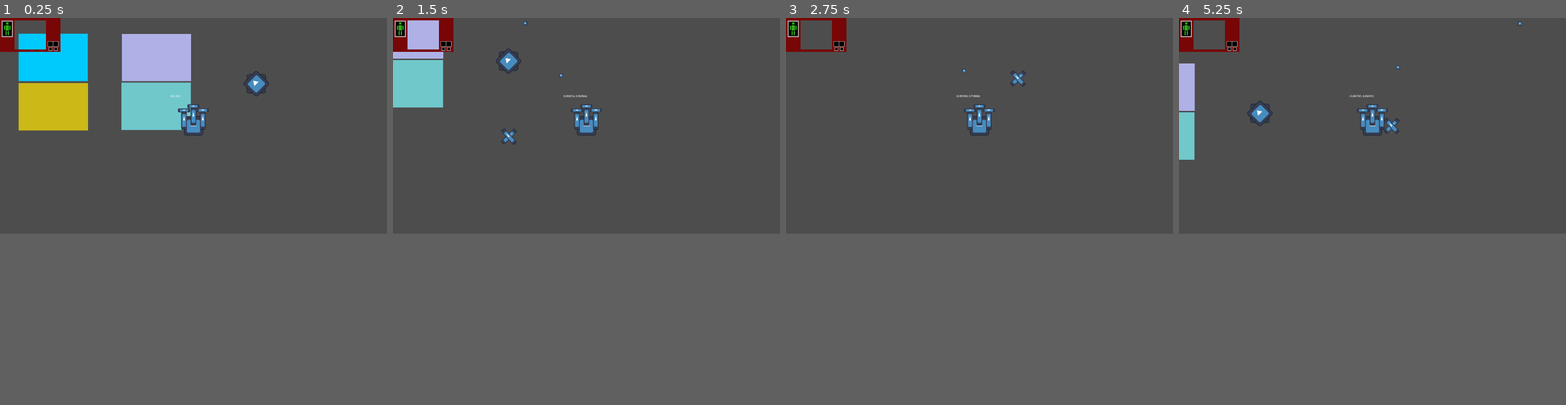
Above: before the commit, frames 1-4 (left to right).
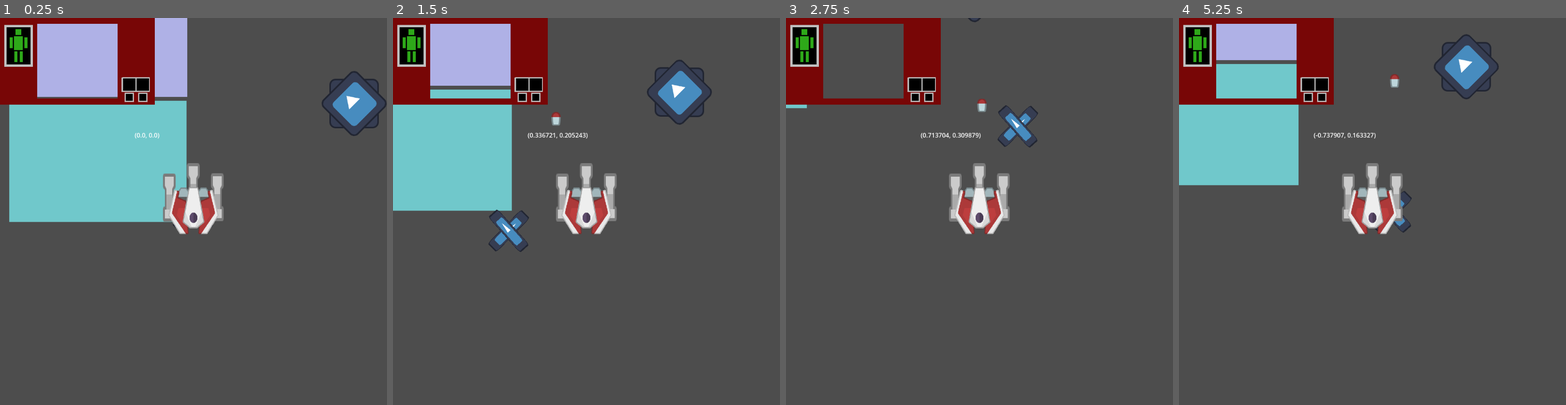
Above: after the commit, the same moments.

Repository: alin-but-real/gamenr1
Game: Godot game, scene res://scenes/main.tscn
Two runs of this game, one before a commit and one after it. Both use one fixed random seed, a clock stepped at 60 frames per second and the inputs below. The engine's default icon, where the game draws it, is replaced by a stand-in: a white triangle on a blue panel in a dark square.
Inputs (mouse positions are in pixels of both pictures, inside the frame that each line leads up to):
- Up to frame 1 (0.25 s): no input
- Up to frame 2 (1.5 s): tap Enter at 0.5 s; move the mouse to (586, 99) at 0.52 s; hold D (move_right) 0.53-1.28 s; hold Space (fire_weapon_0) 0.53-1.28 s; move the mouse to (509, 137) at 1.27 s; hold S (move_backward) from 1.28 s (still down); tap 1 (fire_weapon_1) at 1.35 s
- Up to frame 3 (2.75 s): move the mouse to (1018, 79) at 2.02 s; release S (move_backward) at 2.03 s; hold D (move_right) from 2.03 s (still down); hold 2 (fire_weapon_2) from 2.03 s (still down)
- Up to frame 4 (5.25 s): move the mouse to (1353, 168) at 2.77 s; release D (move_right) at 2.78 s; release 2 (fire_weapon_2) at 2.78 s; hold W (move_forward) 2.78-3.53 s; tap Space (fire_weapon_0) at 2.85 s; move the mouse to (1488, 157) at 3.52 s; hold 1 (fire_weapon_1) 3.53-4.28 s; hold A (move_left) 3.53-5.03 s; move the mouse to (1256, 95) at 4.27 s; tap 2 (fire_weapon_2) at 4.35 s; move the mouse to (1391, 126) at 5.02 s; hold S (move_backward) from 5.03 s (still down); hold Space (fire_weapon_0) from 5.03 s (still down)
In our replay, the window is 800x446 before the commit and 800x800 after it. These sizes can differ from the game's own. Grey fills any space a smaller window leaves; there, only what the larger window draws over its background counts as a difference.

The runs differ from the first frame. In frame 1, 25% of the frame differs, in the area x 0-100%, y 0-56%; in frame 2, 21%; in frame 3, 8.0%; in frame 4, 18%.

Commit message:
added assets in SEPARATE FOLDER

Diff:
--- a/project.godot
+++ b/project.godot
@@ -17,9 +17,10 @@
 
 [display]
 
-window/size/viewport_width=2856
-window/size/viewport_height=1428
+window/size/viewport_width=1000
+window/size/viewport_height=1000
 window/size/initial_position_type=4
+window/stretch/mode="viewport"
 
 [input]
 
@@ -68,3 +69,7 @@
 "events": [Object(InputEventKey,"resource_local_to_scene":false,"resource_name":"","device":-1,"window_id":0,"alt_press …(191 unchanged characters)…
 ]
 }
+
+[rendering]
+
+textures/canvas_textures/default_texture_filter=0
--- a/scenes/main.tscn
+++ b/scenes/main.tscn
@@ -11,6 +11,8 @@
 [node name="Player" parent="." instance=ExtResource("1_o5qli")]
 z_index = 100
 position = Vector2(1158, 610)
+move_speed_max = 400
+move_accel = 0.01
 
 [node name="VelocityTester" type="RichTextLabel" parent="Player"]
 offset_left = -152.0
--- a/scenes/player.tscn
+++ b/scenes/player.tscn
@@ -1,7 +1,7 @@
 [gd_scene load_steps=8 format=3 uid="uid://c30qcrpj0upsy"]
 
-[ext_resource type="Texture2D" uid="uid://drnqlew0gbtmd" path="res://assets/art/icon.svg" id="1_3vyb7"]
 [ext_resource type="Script" uid="uid://da8a01o3oa476" path="res://scripts/player.gd" id="1_g2els"]
+[ext_resource type="Texture2D" uid="uid://du4l5ltbmjkiq" path="res://assets/assetpacks/kenneyspace2/Ships/spaceShips_009.png" id="2_tuyoq"]
 [ext_resource type="Script" uid="uid://blrpbi3jhu3mq" path="res://scripts/player_weapon_slot_0.gd" id="3_dqkch"]
 [ext_resource type="PackedScene" uid="uid://bsrfn6smf85o2" path="res://scenes/weapon-projectile.tscn" id="3_qhqgy"]
 [ext_resource type="Script" uid="uid://cwulwwyctsobr" path="res://scripts/player_weapon_slot_1.gd" id="5_qlg0r"]
@@ -14,7 +14,10 @@
 script = ExtResource("1_g2els")
 
 [node name="Sprite2D" type="Sprite2D" parent="."]
-texture = ExtResource("1_3vyb7")
+z_index = 10
+position = Vector2(9.53674e-07, -2)
+scale = Vector2(0.645189, 0.822829)
+texture = ExtResource("2_tuyoq")
 
 [node name="CollisionShape2D" type="CollisionShape2D" parent="."]
 shape = SubResource("RectangleShape2D_g2els")
--- a/scenes/projectile.tscn
+++ b/scenes/projectile.tscn
@@ -1,7 +1,7 @@
 [gd_scene load_steps=4 format=3 uid="uid://cpl82uaqc43f2"]
 
 [ext_resource type="Script" uid="uid://be2nora6vsf7l" path="res://scripts/projectile.gd" id="1_q3m7n"]
-[ext_resource type="Texture2D" uid="uid://drnqlew0gbtmd" path="res://assets/art/icon.svg" id="2_softn"]
+[ext_resource type="Texture2D" uid="uid://djwtxua6orbr8" path="res://assets/assetpacks/kenneyspace2/Missiles/spaceMissiles_016.png" id="2_q3m7n"]
 
 [sub_resource type="CircleShape2D" id="CircleShape2D_6q2a6"]
 radius = 17.0
@@ -10,8 +10,9 @@
 script = ExtResource("1_q3m7n")
 
 [node name="Sprite2D" type="Sprite2D" parent="."]
-scale = Vector2(0.2, 0.2)
-texture = ExtResource("2_softn")
+position = Vector2(0.5, -1.5)
+scale = Vector2(1, 0.714286)
+texture = ExtResource("2_q3m7n")
 
 [node name="CollisionShape2D" type="CollisionShape2D" parent="."]
 shape = SubResource("CircleShape2D_6q2a6")
--- a/scenes/weapon-projectile.tscn
+++ b/scenes/weapon-projectile.tscn
@@ -1,19 +1,22 @@
-[gd_scene load_steps=4 format=3 uid="uid://bsrfn6smf85o2"]
+[gd_scene load_steps=5 format=3 uid="uid://bsrfn6smf85o2"]
 
 [ext_resource type="Script" uid="uid://cvkfhidjpwuab" path="res://scripts/weapon_projectile.gd" id="1_01cec"]
 [ext_resource type="Texture2D" uid="uid://drnqlew0gbtmd" path="res://assets/art/icon.svg" id="1_bpeuo"]
 [ext_resource type="PackedScene" uid="uid://cpl82uaqc43f2" path="res://scenes/projectile.tscn" id="2_r30r8"]
+[ext_resource type="Texture2D" uid="uid://dmg6b5sfr4wid" path="res://assets/assetpacks/kenneyspace2/Parts/spaceParts_093.png" id="3_kbaw8"]
 
 [node name="Weapon-projectile" type="Node2D"]
 script = ExtResource("1_01cec")
 projectile = ExtResource("2_r30r8")
 
 [node name="Barrel" type="Sprite2D" parent="."]
-position = Vector2(-0.500001, -65)
-scale = Vector2(0.289063, 1)
-texture = ExtResource("1_bpeuo")
+position = Vector2(-0.499999, -63)
+scale = Vector2(1.17857, 1.9375)
+texture = ExtResource("3_kbaw8")
 
 [node name="Muzzle" type="Sprite2D" parent="."]
+visible = false
+self_modulate = Color(1, 1, 1, 0.0941176)
 position = Vector2(-0.499998, -129.5)
 scale = Vector2(0.617188, 0.195313)
 texture = ExtResource("1_bpeuo")
Binary file added: assets/assetpacks/kenneyspace1/effect_purple.png
Not shown, added: assets/assetpacks/kenneyspace1/effect_purple.png.import
Binary file added: assets/assetpacks/kenneyspace1/effect_yellow.png
Not shown, added: assets/assetpacks/kenneyspace1/effect_yellow.png.import
Binary file added: assets/assetpacks/kenneyspace1/enemy_A.png
Not shown, added: assets/assetpacks/kenneyspace1/enemy_A.png.import
Binary file added: assets/assetpacks/kenneyspace1/enemy_B.png
Not shown, added: assets/assetpacks/kenneyspace1/enemy_B.png.import
Binary file added: assets/assetpacks/kenneyspace1/enemy_C.png
Not shown, added: assets/assetpacks/kenneyspace1/enemy_C.png.import
Binary file added: assets/assetpacks/kenneyspace1/enemy_D.png
Not shown, added: assets/assetpacks/kenneyspace1/enemy_D.png.import
(and 641 more such lines)
